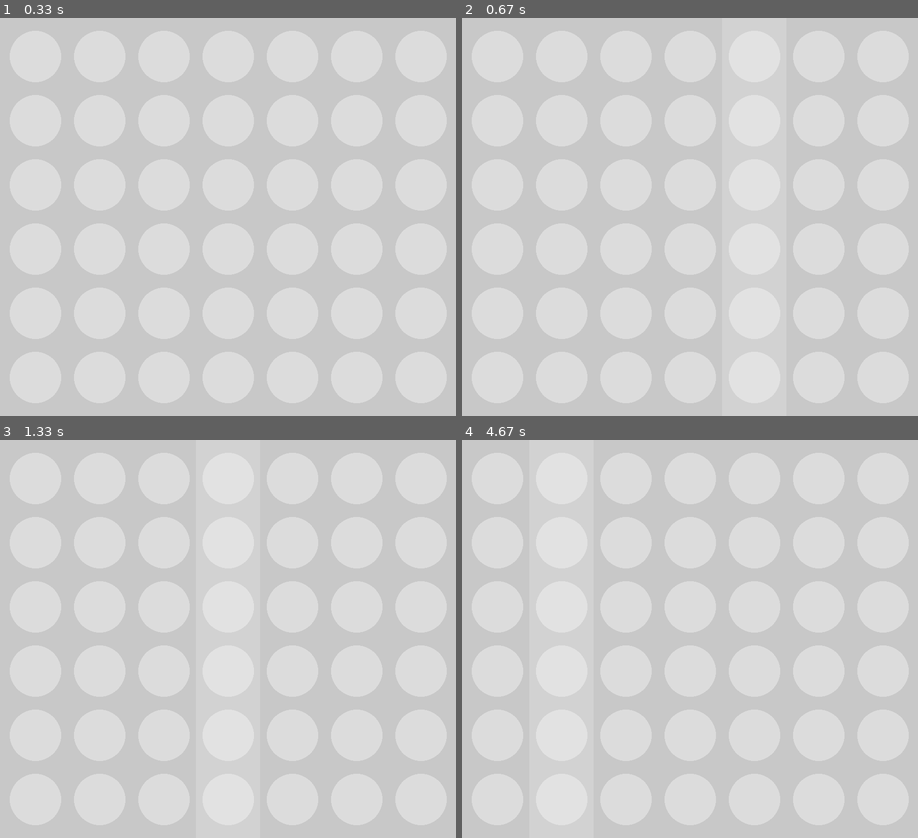
Above: before the commit, frames 1-4 (two rows, left to right).
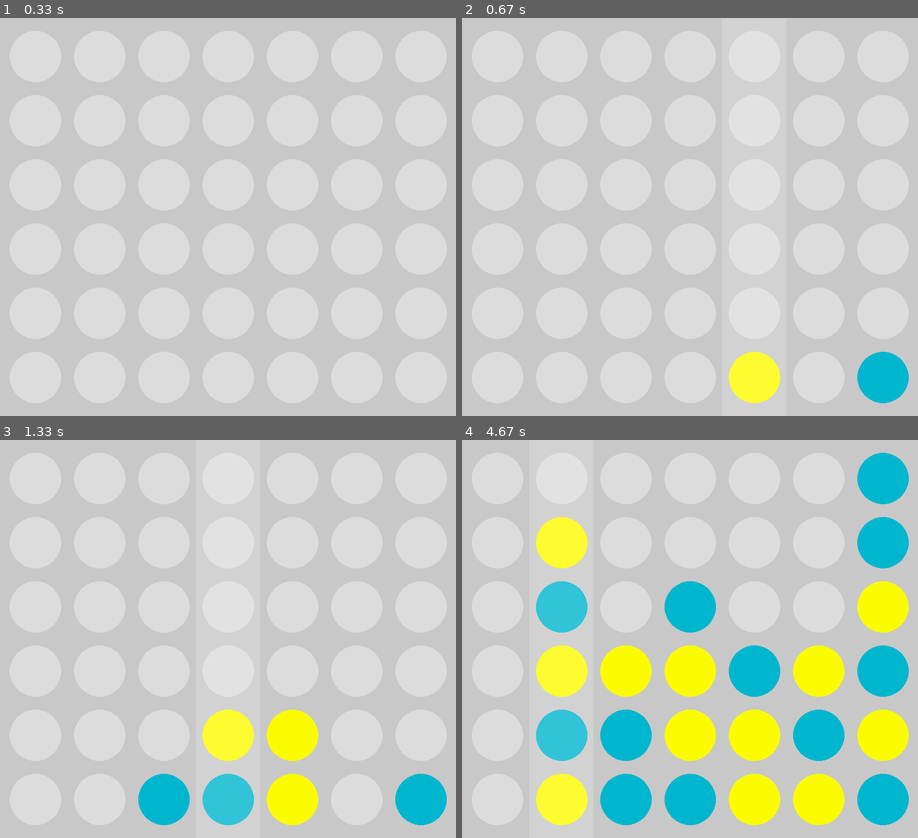
Above: after the commit, the same moments.

Repository: itsRed-v2/Puissance4-pygame
Game: pygame game, started from main.py
Two runs of this game, one before a commit and one after it. Both use one fixed random seed, a clock stepped at 60 frames per second and the inputs below.
Inputs (mouse positions are in pixels of both pictures, inside the frame that each line leads up to):
- Up to frame 1 (0.33 s): no input
- Up to frame 2 (0.67 s): press the mouse at (580, 220) at 0.37 s; move the mouse to (658, 264) at 0.47 s; release the mouse at (735, 304) at 0.6 s
- Up to frame 3 (1.33 s): press the mouse at (118, 642) at 0.7 s; move the mouse to (200, 658) at 0.8 s; release the mouse at (282, 674) at 0.93 s; press the mouse at (118, 642) at 1.03 s; move the mouse to (164, 690) at 1.13 s; release the mouse at (205, 742) at 1.27 s
- Up to frame 4 (4.67 s): click (863, 790) at 1.38 s; press the mouse at (863, 790) at 1.7 s; move the mouse to (858, 766) at 1.8 s; release the mouse at (849, 742) at 1.93 s; press the mouse at (863, 790) at 2.03 s; move the mouse to (826, 678) at 2.13 s; release the mouse at (785, 567) at 2.27 s; press the mouse at (863, 790) at 2.37 s; move the mouse to (831, 666) at 2.47 s; release the mouse at (794, 539) at 2.6 s; press the mouse at (863, 790) at 2.7 s; move the mouse to (726, 678) at 2.8 s; release the mouse at (589, 567) at 2.93 s; press the mouse at (863, 790) at 3.03 s; move the mouse to (708, 786) at 3.13 s; release the mouse at (548, 786) at 3.27 s; press the mouse at (863, 790) at 3.37 s; move the mouse to (731, 730) at 3.47 s; release the mouse at (598, 670) at 3.6 s; click (849, 635) at 3.72 s; press the mouse at (849, 635) at 4.03 s; move the mouse to (758, 575) at 4.13 s; release the mouse at (662, 519) at 4.27 s; press the mouse at (849, 635) at 4.37 s; move the mouse to (712, 670) at 4.47 s; release the mouse at (576, 706) at 4.6 s

Frame 1 is identical in both runs. In frame 2, 2.3% of the frame differs, in the area x 58-98%, y 83-97%; in frame 3, 6.8%; in frame 4, 27%, in the area x 16-98%, y 3-97%.

Commit message:
Spaghetti code foireux, mais qui fonctionne

Diff:
--- a/main.py
+++ b/main.py
@@ -1,5 +1,6 @@
 import sys
 import pygame
+from typing import Callable
 
 from p4.players.IAplayer import IAPlayer
 from p4.players.userPlayer import UserPlayer
@@ -25,7 +26,7 @@
 
 	if h.isdecimal() and w.isdecimal():
 		board = Board(height = int(h), width = int(w))
-# ==
+# ==================
 
 interface = Interface(board)
 
@@ -35,64 +36,73 @@
 	global playing
 	playing = False
 
-USER = UserPlayer(Token.YELLOW, Color.YELLOW + "Utilisateur")
+# Event listening things
+# TODO: replace this with more specific stuff because this is uselessly over engineered
+
+class EventListener():
+	def __init__(self, eventType, onEvent: Callable):
+		self.type = eventType
+		self.onEvent = onEvent
+
+eventListeners: list[EventListener] = []
+
+def listenForEvent(eventType, onEvent: Callable):
+	eventListeners.append(EventListener(eventType, onEvent))
+
+def processListeners(event: pygame.event.Event):
+	for listener in eventListeners:
+		if listener.type == event.type:
+			isRemoved = listener.onEvent(event)
+			if isRemoved:
+				eventListeners.remove(listener)
+
+# Players initialization
+
+USER = UserPlayer(Token.YELLOW, Color.YELLOW + "Utilisateur", interface, listenForEvent)
 IA = IAPlayer(Token.BLUE, Color.BLUE + "Ordi")
 
-# def play(player):
-# 	answer = player.play(board)
+# Players playing functions
 
-# 	if answer == None:
-# 		return False
+def processAction(colIndex, player):
+	row = board.addToken(colIndex, player.token)
+	assert row != -1 and row != None
 
-# 	row = board.addToken(answer - 1, player.token)
+	strike = detectStrike(board, Vector(colIndex, row), player.token)
+	if strike != False:
+		stopGame()
+		interface.highlightedPoints = strike
+		# interface.display_win()
 
-# 	if row == -1 or row == None:
-# 		return False
+def onceUserPlayed(answer):
+	processAction(answer, USER)
 
-# 	strike = detectStrike(board, Vector(answer - 1, row), player.token)
-# 	if strike != False:
-# 		stopGame()
-# 		interface.highlightedPoints = strike
-# 		# interface.display_win()
+	if playing:
+		print("IA is playing")
+		IA.play(board, onceIaPlayed)
 
-# 	return True
+def onceIaPlayed(answer):
+	processAction(answer, IA)
 
-# def onceUserPlayed(answer):
-# 	row = board.addToken(answer - 1, USER.token)
-
-# 	strike = detectStrike(board, Vector(answer - 1, row), USER.token)
-# 	if strike != False:
-# 		stopGame()
-# 		interface.highlightedPoints = strike
-# 		# interface.display_win()
-
-# 	if playing:
-# 		print("IA is playing")
-# 		IA.play(board, onceIaPlayed)
-
-# def onceIaPlayed(answer):
-# 	row = board.addToken(answer - 1, IA.token)
-
-# 	strike = detectStrike(board, Vector(answer - 1, row), IA.token)
-# 	if strike != False:
-# 		stopGame()
-# 		interface.highlightedPoints = strike
-# 		# interface.display_win()
-
-# 	if playing:
-# 		print("USER is playing")
-# 		USER.play(board, onceUserPlayed)
+	if playing:
+		print("USER is playing")
+		USER.play(board, onceUserPlayed)
 
 # ==== Main loop ====
 
-# USER.play(board, onceUserPlayed)
+USER.play(board, onceUserPlayed)
 
-while playing:
-	interface.renderScreen()
+def mainLoop():
+	while True:
+		interface.renderScreen()
 
-	# event treatment
-	for event in pygame.event.get():
-		if event.type == pygame.QUIT: # quand la croix pour quitter est cliquée
-			stopGame()
+		# event treatment
+		for event in pygame.event.get():
+			if event.type == pygame.QUIT: # quand la croix pour quitter est cliquée
+				stopGame()
+				return
+
+			processListeners(event)
+
+mainLoop()
 
 pygame.quit()
--- a/p4/board.py
+++ b/p4/board.py
@@ -39,7 +39,7 @@
 
 		return row
 
-	def getFirstEmpty(self, columnIndex):
+	def getFirstEmpty(self, columnIndex: int):
 		column = self.getColumn(columnIndex)
 		if column == None: return None
 
--- a/p4/display/interface.py
+++ b/p4/display/interface.py
@@ -39,7 +39,8 @@
 
 				pos = Vector(x, y)
 				pos.multiply(COLUMN_WIDTH)
-				pos.add(Vector(TOKEN_GAP + TOKEN_RADIUS, TOKEN_GAP + TOKEN_RADIUS))
+				offset = TOKEN_GAP + TOKEN_RADIUS
+				pos.add(Vector(offset, offset))
 
 				pygame.draw.circle(screen, color, pos.asTuple(), TOKEN_RADIUS)
 
@@ -60,7 +61,7 @@
 
 		mousePos = pygame.mouse.get_pos()
 		mouseX = mousePos[0]
-		hoveredColIndex = (mouseX - TOKEN_GAP/2) // COLUMN_WIDTH # calculating the index of the column hovered by the mouse (first col is 0, etc..)
+		hoveredColIndex = int((mouseX - TOKEN_GAP/2) // COLUMN_WIDTH) # calculating the index of the column hovered by the mouse (first col is 0, etc..)
 		if hoveredColIndex < 0 or hoveredColIndex >= self.board.WIDTH: # if hovered column is outside of the board
 			return None
 		return hoveredColIndex
--- a/p4/players/IAplayer.py
+++ b/p4/players/IAplayer.py
@@ -15,8 +15,9 @@
 		self.score = 0
 
 class IAPlayer(Player):
-	def play(self, board: Board, callback: Callable, randint = randint, doSleep: bool = True):
-		if doSleep: sleep(.5)
+	def play(self, board: Board, callback: Callable, doSleep: bool = True):
+		# if doSleep: sleep(.5)
+		# TODO: async playing with artificial sleep
 
 		oppositeToken = Token.getOpposite(self.token)
 
@@ -79,5 +80,5 @@
 		##
 
 		# Choisis au hasard parmi les possibilités identiques
-		finalAnswer = best[randint(0, len(best) - 1)].index + 1
+		finalAnswer = best[randint(0, len(best) - 1)].index
 		callback(finalAnswer)
--- a/p4/players/userPlayer.py
+++ b/p4/players/userPlayer.py
@@ -1,17 +1,34 @@
 from typing import Callable
+import pygame
+from pygame.event import Event
 
 from p4.players.player import Player
 from p4.board import Board
+from p4.display.interface import Interface
 
 class UserPlayer(Player):
-	def __init__(self, token, displayName):
+	def __init__(self, token, displayName, interface: Interface, addEventListener: Callable):
+		self.interface = interface
+		self.addEventListener = addEventListener
 		super().__init__(token, displayName)
 
-	# def play(self, board: Board, callback: Callable):
-	# 	def onInput(colIndex):
-	# 		if board.getFirstEmpty(colIndex) == -1:
-	# 			self.interface.awaitUserInput(onInput)
-	# 		else:
-	# 			callback(colIndex)
+	def play(self, board: Board, playCB: Callable):
+		def onMouseClick(event: Event):
+			# do nothing if the event is not a left click (button 1)
+			if event.button != 1:
+				return False
 
-	# 	self.interface.awaitUserInput(onInput)
+			clickedCol = self.interface.getHoveredColumnIndex()
+			# do nothing if click is not on a column
+			if clickedCol == None:
+				return False
+
+			# do nothing if clicked column is full
+			if board.getFirstEmpty(clickedCol) == -1:
+				return False
+
+			# calling the play callback
+			playCB(clickedCol)
+			return True # returning True removes this event listener from the main loop's event listeners
+
+		self.addEventListener(pygame.MOUSEBUTTONUP, onMouseClick)
